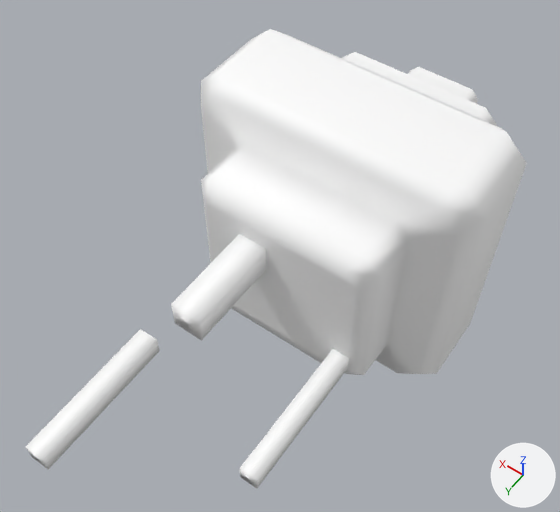
One commit to the FBX model Reference/Resource/Mesh/Animation/Effect/E_BR_Hagane.fbx: the scene before it, then after it.
The view is the same before and after, from a 50 mm camera at (-0.00849, 0.01728, 0.02036) aimed at (0.0007, 0.00441, 0.00013). The lights are fixed; the arrows at lower right show +X, +Y and +Z. Where no turn or scale is listed for an object, it has been applied to the vertices.

The first picture shows 'main_ball', 'sub_line1', 'sub_line2', 'sub_line3'.
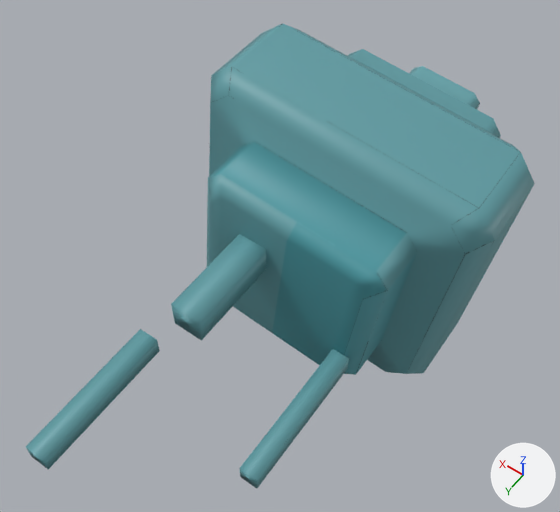
Pixel boxes (x1, y1, x2, y2) of what changed, in the pictures (560 x 512 px):
```json
{"object": "main_ball", "change": "surface changed, turned", "before": [201, 29, 527, 375], "after": [207, 23, 535, 375], "on screen": "white to cyan"}
{"object": "sub_line2", "change": "surface changed", "before": [26, 329, 160, 469], "after": [26, 329, 160, 469], "on screen": "white to cyan"}
{"object": "sub_line1", "change": "surface changed", "before": [171, 234, 266, 340], "after": [171, 234, 266, 340], "on screen": "white to cyan"}
{"object": "sub_line3", "change": "surface changed", "before": [239, 349, 349, 488], "after": [239, 349, 349, 488], "on screen": "white to cyan"}
```

Edits to the scene script, one JSON object a line:
```json
{"op": "add", "block": "img_e_br_hagane_png", "code": ["img_e_br_hagane_png = load_image('E_BR_Hagane.png', 'E_BR_Hagane.png', 1024, 1024, 'sRGB')"]}
{"op": "remove", "block": "mat_lambert1", "code": "mat_lambert1.base_color = (1.0, 1.0, 1.0)  # white #ffffff"}
{"op": "set", "path": "mat_lambert1.roughness", "old": "0.553", "new": "0.5"}
{"op": "add", "block": "mat_lambert1", "code": "mat_lambert1.texture = img_e_br_hagane_png  # with its transparency"}
{"op": "set", "path": "ob_main_ball.rotation_euler", "old": "(0.0, 0.0, 0.0)", "new": "(0.0, 0.0, -1.466)", "note": "degrees (0, 0, 0) -> degrees (0, 0, -84)"}
```
